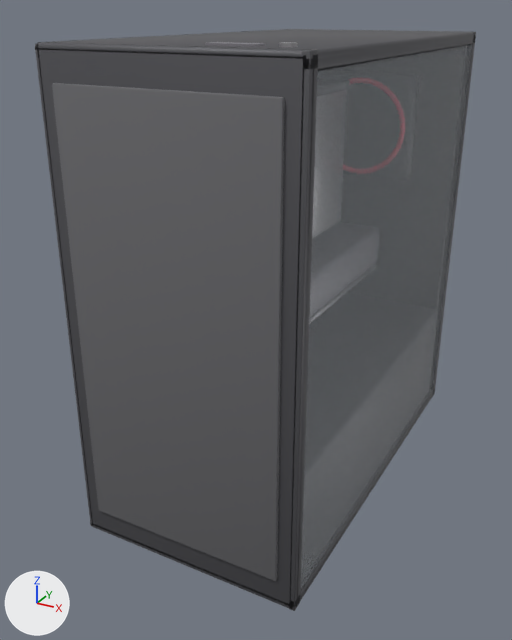
Two versions of the glTF model models-src/case-mid-tower.glb, one commit apart.
Before and after are seen from a 50 mm camera at (0.305, -0.629, 0.487) aimed at (-0.022, -0.034, 0.19). The lights are fixed; the arrows at lower left show +X, +Y and +Z. The first picture is the older version. Where no turn or scale is listed for an object, it has been applied to the vertices. Vertices at exactly the same position are counted once.

Names of what the first picture shows: 'case-mid-tower'.
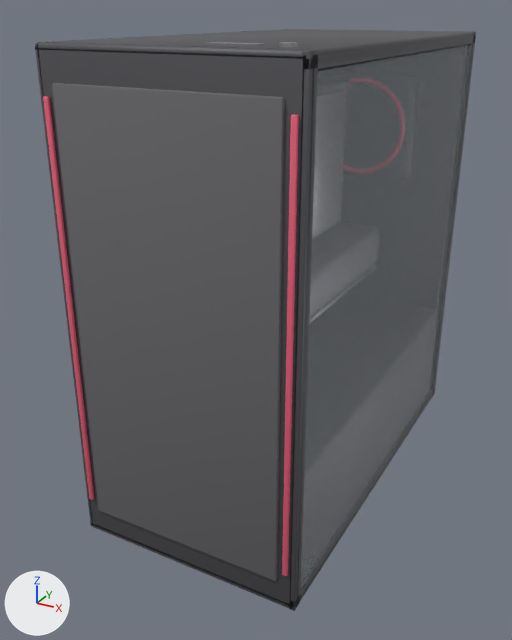
What differs and where, as boxes (x1, y1, x2, y2) in the pictures (512 x 640 px):
part 1 of me_cube, added
    after: (43, 96, 94, 500)
part 2 of me_cube, added
    after: (282, 114, 299, 576)

Edits to the bpy script that builds the scene:
```text
Change me_cube:
    used by ob_case_mid_tower; location = (0.0, 0.002, 0.0)
    remove me_cube.from_pydata(...)  # 3606 vertices, 7108 faces; spans x -0.114..0.114, y -0.217..0.214, z 0.0..0.467
    add me_cube.from_pydata(...)  # 3718 vertices, 7324 faces; spans x -0.114..0.114, y -0.217..0.214, z 0.0..0.467
    me_cube part 1: the loose piece of 56 vertices spanning x -0.097..0.097, y -0.217..-0.213, z 0.042..0.436 is copied, and the copy is scaled about its middle by (0.0201, 0.674, 0.949), then moved by (-0.105, 0.0, 0.0), in mat_accent (red #ed617c); it spans x -0.107..-0.102, y -0.217..-0.214, z 0.052..0.426
    me_cube part 2: the loose piece of 56 vertices spanning x -0.097..0.097, y -0.217..-0.213, z 0.042..0.436 is copied, and the copy is scaled about its middle by (0.0201, 0.674, 0.949), then moved by (0.105, 0.0, 0.0), in mat_accent (red #ed617c); it spans x 0.102..0.107, y -0.217..-0.214, z 0.052..0.426
```
